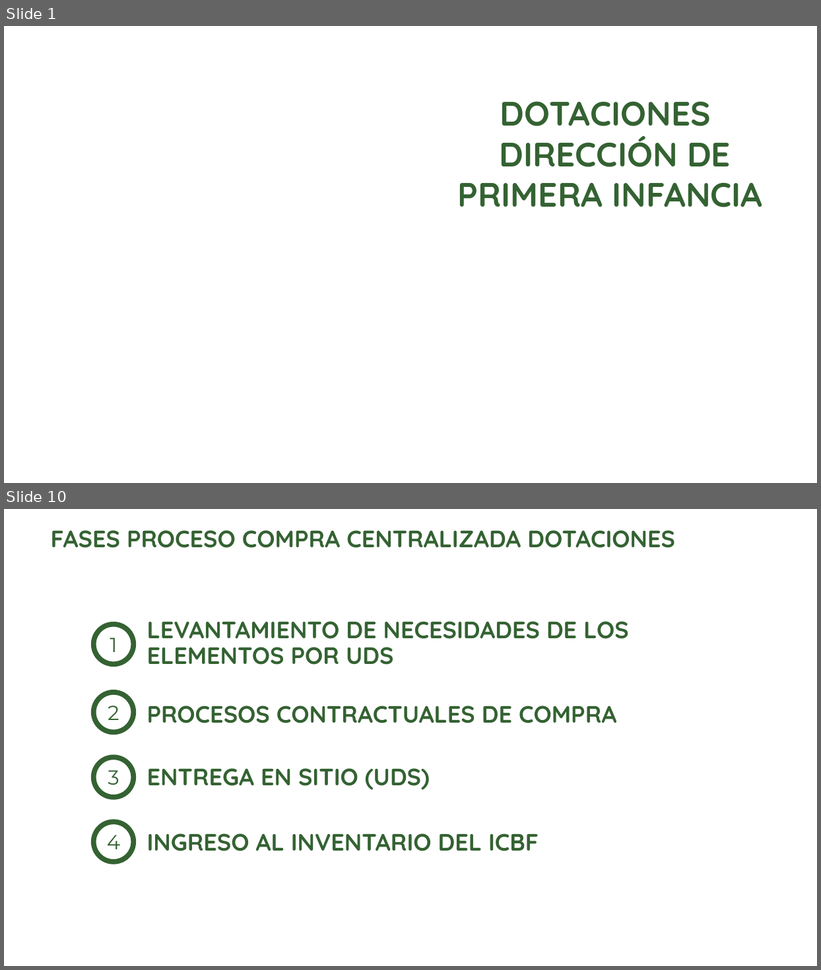
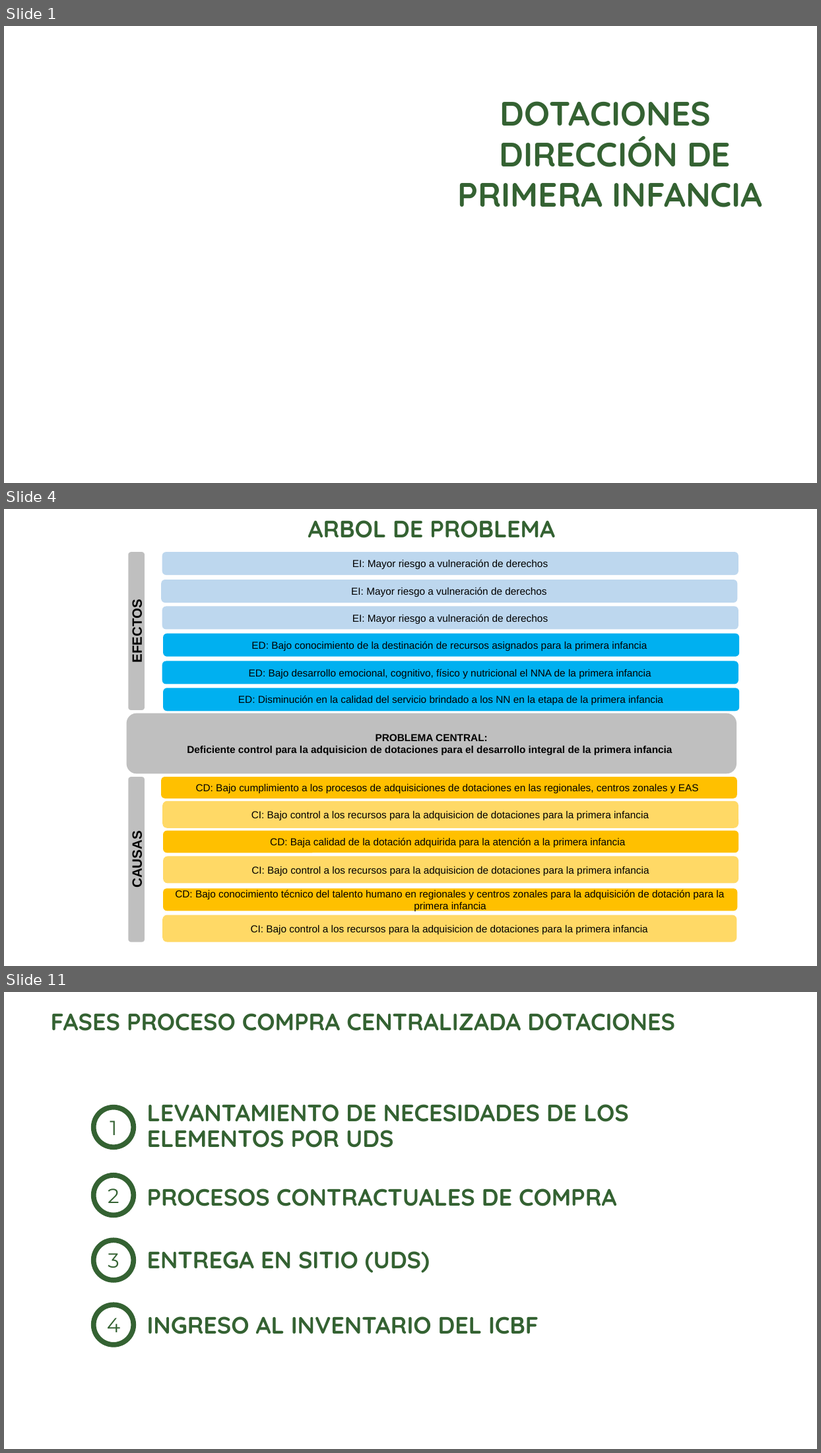
Before and after one commit to paulaO/Dotaciones2019, a slide deck: 5.GestionDotaciones/CompraControlada/ReunionCompraCentralizada_2018/PRESENTACION CENTRALIZACION DOTACIONES 070319.pptx. Shown one above the other, each under a label of ours: slides 1 and 10 before the commit, slides 1, 4 and 11 after it; the slides between them are not shown. The pictures are 821x970 and 821x1453 pixels, drawn with LibreOffice and Linux fonts; fonts in the diff are those of the drawing; background and template pictures are left out. Boxes give left, top, right and bottom in pixels: in the first picture for what was removed or moved away, otherwise in the second. Text is boxed around its words. In the diff, an @@ line names an element or a change of style, - is before the commit and + after.

```diff
--- a/5.GestionDotaciones/CompraControlada/ReunionCompraCentralizada_2018/PRESENTACION CENTRALIZACION DOTACIONES 070319.pptx
+++ b/5.GestionDotaciones/CompraControlada/ReunionCompraCentralizada_2018/PRESENTACION CENTRALIZACION DOTACIONES 070319.pptx
@@ slide 4 added at [4,509,817,966], background picture (left out) @@
@@ text added at [308,520,555,538], 28 pt, text #346232, bold @@
+ARBOL DE PROBLEMA
@@ rounded rectangle added at [128,552,145,710], fill #BFBFBF, 16 pt, text #000000, bold @@
+EFECTOS
@@ rounded rectangle added at [162,552,739,575], fill #BDD7EE, 12 pt, text #000000 @@
+EI: Mayor riesgo a vulneración de derechos
@@ rounded rectangle added at [161,580,738,603], fill #BDD7EE, 12 pt, text #000000 @@
+EI: Mayor riesgo a vulneración de derechos
@@ rounded rectangle added at [162,607,739,630], fill #BDD7EE, 12 pt, text #000000 @@
+EI: Mayor riesgo a vulneración de derechos
@@ rounded rectangle added at [163,634,740,657], fill #00B0F0, 12 pt, text #000000 @@
+ED: Bajo conocimiento de la destinación de recursos asignados para la primera infancia
@@ rounded rectangle added at [162,661,739,684], fill #00B0F0, 12 pt, text #000000 @@
+ED: Bajo desarrollo emocional, cognitivo, físico y nutricional el NNA de la primera infancia
@@ rounded rectangle added at [163,689,740,712], fill #00B0F0, 12 pt, text #000000 @@
+ED: Disminución en la calidad del servicio brindado a los NN en la etapa de la primera infancia
@@ rounded rectangle added at [127,714,737,774], fill #BFBFBF, 12 pt, text #000000, bold @@
+PROBLEMA CENTRAL:
+Deficiente control para la adquisicion de dotaciones para el desarrollo integral de la primera infancia
@@ rounded rectangle added at [129,778,145,943], fill #BFBFBF, 16 pt, text #000000, bold @@
+CAUSAS
@@ rounded rectangle added at [161,777,737,798], fill #FFC000, 12 pt, text #000000 @@
+CD: Bajo cumplimiento a los procesos de adquisiciones de dotaciones en las regionales, centros zonales y EAS
@@ rounded rectangle added at [162,801,739,828], fill #FFD966, 12 pt, text #000000 @@
+CI: Bajo control a los recursos para la adquisicion de dotaciones para la primera infancia
@@ rounded rectangle added at [163,831,739,853], fill #FFC000, 12 pt, text #000000 @@
+CD: Baja calidad de la dotación adquirida para la atención a la primera infancia
@@ rounded rectangle added at [163,857,739,883], fill #FFD966, 12 pt, text #000000 @@
+CI: Bajo control a los recursos para la adquisicion de dotaciones para la primera infancia
@@ rounded rectangle added at [163,889,738,912], fill #FFC000, 12 pt, text #000000 @@
+CD: Bajo conocimiento técnico del talento humano en regionales y centros zonales para la adquisición de dotación para la primera infancia
@@ rounded rectangle added at [162,916,737,942], fill #FFD966, 12 pt, text #000000 @@
+CI: Bajo control a los recursos para la adquisicion de dotaciones para la primera infancia
@@ what was slide 10 is now slide 11 @@
```
Also in this commit, not shown: 2 slides changed, 6 other slides added, 6 slides removed, 11 other files.
